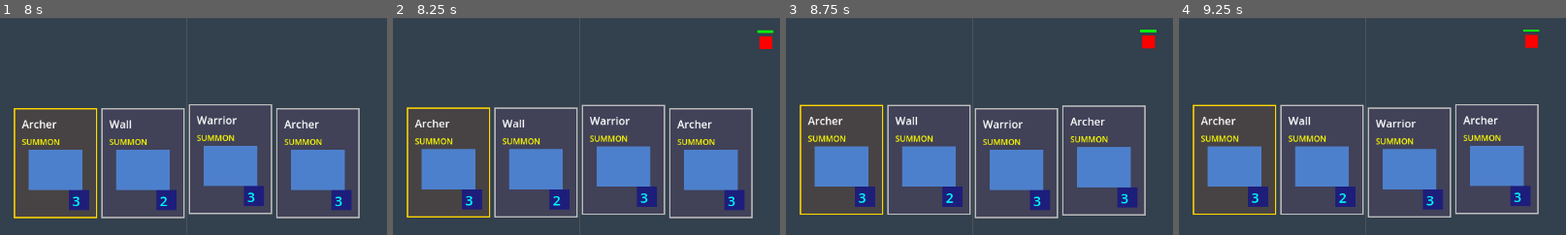
Above: before the commit, frames 1-4 (left to right).
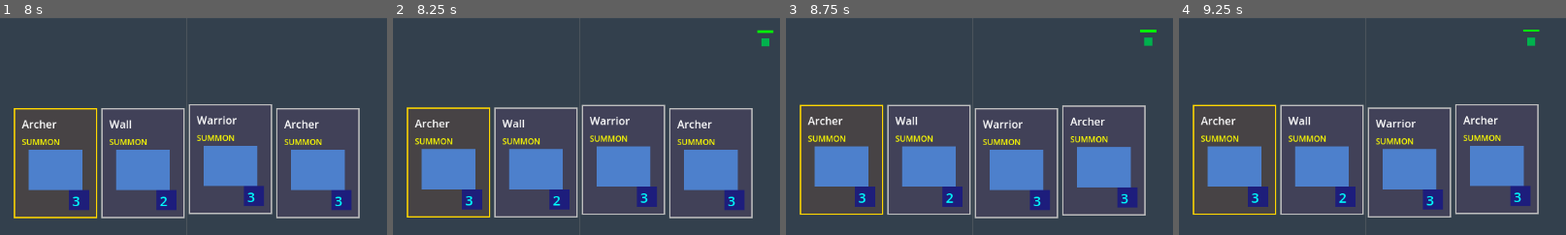
Above: after the commit, the same moments.

Repository: amari-charles/project-summoner
Game: Godot game, scene res://scenes/battlefield/test_game.tscn
Two runs of this game, one before a commit and one after it. Both use one fixed random seed, a clock stepped at 60 frames per second and the inputs below.
Inputs (mouse positions are % of the whole screen's width and height, from its top left):
- Up to frame 1 (8 s): tap Enter at 0.5 s; drag from (50, 83) to (60, 28) at 0.52 s; drag from (30, 55) to (45, 70) at 1.27 s; tap Space at 2 s; move the mouse to (60, 28) at 2.02 s; tap 1 every 1.5 s from 2.1 to 6.6 s; click (60, 28) at 2.17 s; drag from (45, 70) to (20, 35) at 2.77 s; move the mouse to (80, 65) at 3.52 s; click (80, 65) at 3.67 s; drag from (20, 35) to (35, 25) at 4.27 s; move the mouse to (55, 50) at 5.02 s; click (55, 50) at 5.17 s; drag from (35, 25) to (30, 55) at 5.77 s; move the mouse to (72, 45) at 6.52 s; click (72, 45) at 6.67 s; drag from (30, 55) to (45, 70) at 7.27 s
- Up to frame 2 (8.25 s): tap Enter at 8 s; move the mouse to (60, 28) at 8.02 s; tap 1 at 8.1 s; click (60, 28) at 8.17 s
- Up to frame 3 (8.75 s): no input
- Up to frame 4 (9.25 s): drag from (45, 70) to (20, 35) at 8.77 s
The pictures show only the part of the screen within x 26-76%, y 50-100%; the shares and areas given below are measured in that part.

Frame 1 is identical in both runs. In frame 2, 0.2% of the frame differs, in the area x 94-98%, y 8-15%; in frame 3, 0.2%, in the area x 91-96%, y 8-15%; in frame 4, 0.2%.

Commit message:
Fix duplicate team indicator on custom units
Only create default team-colored sprite if unit doesn't have a custom Visual node. This removes the unwanted red/blue dot from units like wall and archer that have custom visuals defined in their scene files.

🤖 Generated with [Claude Code](https://claude.com/claude-code)

Co-Authored-By: Claude <noreply@anthropic.com>

Diff:
--- a/scripts/units/unit.gd
+++ b/scripts/units/unit.gd
@@ -166,12 +166,13 @@
 
 ## Setup visual representation (override in derived classes)
 func _setup_visuals() -> void:
-	# Default: create a simple colored rectangle
-	var sprite = ColorRect.new()
-	sprite.size = Vector2(32, 32)
-	sprite.position = Vector2(-16, -16)
-	sprite.color = Color.BLUE if team == Team.PLAYER else Color.RED
-	add_child(sprite)
+	# Only create default sprite if no custom visual exists in the scene
+	if not has_node("Visual"):
+		var sprite = ColorRect.new()
+		sprite.size = Vector2(32, 32)
+		sprite.position = Vector2(-16, -16)
+		sprite.color = Color.BLUE if team == Team.PLAYER else Color.RED
+		add_child(sprite)
 
 	# Add HP bar
 	var hp_bar_bg = ColorRect.new()
